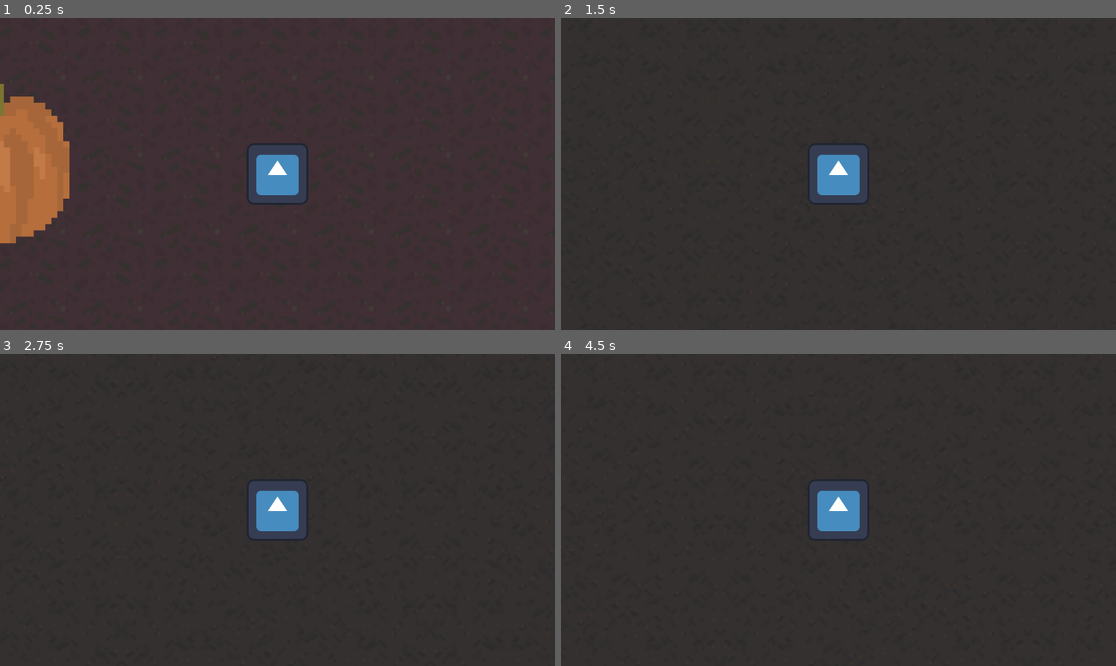
Above: before the commit, frames 1-4 (two rows, left to right).
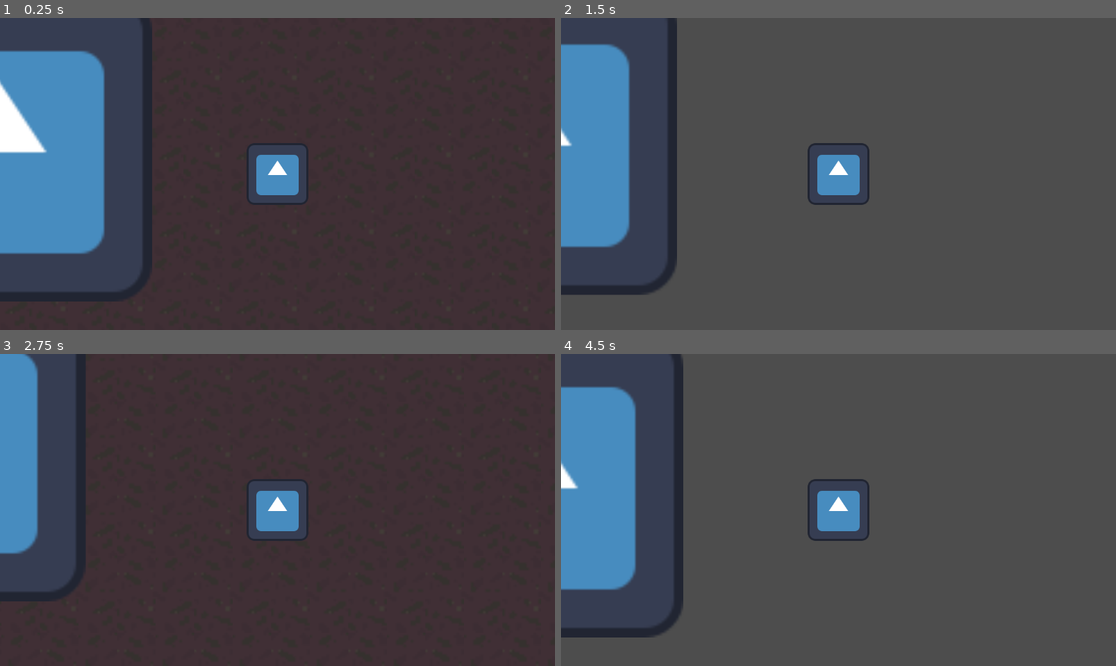
Above: after the commit, the same moments.

Repository: Walhalla7/BeginnerJam2024
Game: Godot game, scene res://Scenes/World/CombinedRealms.tscn
Same seed, same stepped clock (60 frames per second), same inputs: the game is played once before the commit and once after it. The engine's default icon, where the game draws it, is replaced by a stand-in: a white triangle on a blue panel in a dark square.
Inputs:
- Up to frame 1 (0.25 s): no input
- Up to frame 2 (1.5 s): tap Enter at 0.5 s; hold Right (Right) 0.53-1.28 s; tap Q (ChangeWorld) at 0.6 s; tap E (ChangeWorld1, bound only after the commit) at 0.8, 1.35 s; hold Down (Down) from 1.28 s (still down)
- Up to frame 3 (2.75 s): tap Q (ChangeWorld) at 1.55, 2.1 s; release Down (Down) at 2.03 s; hold Right (Right) from 2.03 s (still down); tap E (ChangeWorld1, bound only after the commit) at 2.3 s
- Up to frame 4 (4.5 s): release Right (Right) at 2.78 s; hold W (Up) 2.78-3.53 s; tap E (ChangeWorld1, bound only after the commit) at 2.85, 3.8, 4.35 s; tap Q (ChangeWorld) at 3.05, 3.6 s; hold A (Left) from 3.53 s (still down)

The runs differ from the first frame. In frame 1, 24% of the frame differs, in the area x 0-28%, y 0-91%; in frame 2, 96%, in the area x 0-100%, y 0-100%; in frame 3, 10%; in frame 4, 96%.

Commit message:
Smoother Realm switch
- now you can press q and e to go forward or backwards in realm list
- now you assign which realm something belongs in the individual scene

Diff:
--- a/Game/Scenes/Enemies/TestEnemy.tscn
+++ b/Game/Scenes/Enemies/TestEnemy.tscn
@@ -1,10 +1,11 @@
-[gd_scene load_steps=7 format=3 uid="uid://bv5qg87q47pub"]
+[gd_scene load_steps=8 format=3 uid="uid://bv5qg87q47pub"]
 
 [ext_resource type="Script" path="res://Scripts/Enemies/TestEnemy.gd" id="1_k34tx"]
 [ext_resource type="Texture2D" uid="uid://caydt7dnhise2" path="res://Assets/Temporary/pumpkin1-1.png" id="1_x5sjr"]
 [ext_resource type="PackedScene" uid="uid://b7t81nu7dhqu8" path="res://Scenes/Components/DamageComponent.tscn" id="2_xrc7i"]
 [ext_resource type="PackedScene" uid="uid://6wa87p4g41rc" path="res://Scenes/Components/RealmShiftComponent.tscn" id="3_udum4"]
 [ext_resource type="PackedScene" uid="uid://d2l4udxxfktln" path="res://Scenes/Enemies/EnemyStateMachine.tscn" id="5_fy4s3"]
+[ext_resource type="Texture2D" uid="uid://bv5fn7nb50mwj" path="res://icon.svg" id="6_1ik41"]
 
 [sub_resource type="CircleShape2D" id="CircleShape2D_mr44w"]
 radius = 35.0
@@ -24,7 +25,12 @@
 
 [node name="DamageComponent" parent="." instance=ExtResource("2_xrc7i")]
 
-[node name="RealmShiftComponent" parent="." node_paths=PackedStringArray("collisionShape") instance=ExtResource("3_udum4")]
-collisionShape = NodePath("../CollisionShape2D")
+[node name="RealmShiftComponent" parent="." node_paths=PackedStringArray("sprite", "AltSprite") instance=ExtResource("3_udum4")]
+sprite = NodePath("../Sprite2D")
+AltSprite = NodePath("../Sprite2D2")
+thisRealm = "Alt1"
 
 [node name="EnemyStateMachine" parent="." instance=ExtResource("5_fy4s3")]
+
+[node name="Sprite2D2" type="Sprite2D" parent="."]
+texture = ExtResource("6_1ik41")
--- a/Game/Scenes/World/AlternativeWorld.tscn
+++ b/Game/Scenes/World/AlternativeWorld.tscn
@@ -7985,4 +7985,6 @@
 layer_1/name = "Floor"
 layer_1/tile_data = PackedInt32Array(0, 4718593, 19, 65536, 4718593, 20, 131072, 4718593, 21, 196608, 4718593, 22, 2621 …(63339 unchanged characters)…
 
-[node name="RealmShiftComponent" parent="." instance=ExtResource("3_r3m13")]
+[node name="RealmShiftComponent" parent="." node_paths=PackedStringArray("map") instance=ExtResource("3_r3m13")]
+map = NodePath("..")
+thisRealm = "Alt1"
--- a/Game/Scenes/World/BaseWorld.tscn
+++ b/Game/Scenes/World/BaseWorld.tscn
@@ -7986,4 +7986,5 @@
 layer_1/name = "Walls"
 layer_1/tile_data = PackedInt32Array(1, 3670018, 6, 65537, 3670018, 7, 131073, 3670018, 8, 196609, 2949122, 2, 2, 37355 …(14784 unchanged characters)…
 
-[node name="RealmShiftComponent" parent="." instance=ExtResource("3_s1l1j")]
+[node name="RealmShiftComponent" parent="." node_paths=PackedStringArray("map") instance=ExtResource("3_s1l1j")]
+map = NodePath("..")
--- a/Game/Scripts/Components/RealmShiftComponent.gd
+++ b/Game/Scripts/Components/RealmShiftComponent.gd
@@ -2,33 +2,84 @@
 
 class_name RealmComponent
 
+#=================================================== VARIABLES ===========================================
+#on ready variables
 @onready var parent = self.get_parent()
-@export var collisionShape:CollisionShape2D
+@onready var collisions = _getCollisions()
 
-#======================================== 	Initialize 	==================================
+#export variables
+@export_category("Sprite")
+@export var map: TileMap
+@export var sprite: Sprite2D
+@export var AltSprite: Sprite2D
+
+@export_category("Realm")
+@export_enum("Default", "Alt1", "Alt2") var thisRealm:String = "Default"
+
+#support variables
+var hidden = false
+
+#=================================================== ON READY  ===========================================
+#we check what realm we are in and hide/show ourselves depending on it
 func _ready():
-	SignalBus.changeWorld.connect(shiftRealm)
-	if parent.visible == false:
-		if collisionShape:
-			collisionShape.disabled = true
-		parent.get_tree().paused = true
+	SignalBus.changeWorld.connect(changeRealm)
+
+	if thisRealm != "Default":
+		hideAll()
 	else:
-		parent.get_tree().paused = false
-		if collisionShape:
-			collisionShape.disabled = false
+		hidden = true
+		showAll()
 
-#======================================== 	Functions for changing realms  	==================================
-func shiftRealm():
+#=================================================== SIGNALS ===========================================
+func changeRealm(newRealm):
+	if newRealm != thisRealm:
+		hideAll()
+	else:
+		showAll()
 
-	if parent.visible == false:
-		if collisionShape:
-			collisionShape.disabled = false
-		parent.get_tree().paused = false
-		parent.visible = true
-	else:
-		if collisionShape:
-			collisionShape.disabled = true
-		parent.get_tree().paused = true
-		parent.visible = false
+#=================================================== METHODS  ===========================================
+#----------------------------------- COLLISIONS ---------------------------------
+#looks for parent of component and returns all the collision shapes it has
+func _getCollisions():
+	#print(parent.get_class())
+	var allCollisions:Array = []
+	for child in parent.get_children():
+		var type = child.get_class()
+		#print("parent: ", parent, ", child: ", child, ", child type: ", type)
+		if ["CollisionPolygon2D", "CollisionShape2D"].has(type):
+			#print("FOUND")
+			allCollisions.append(child)
+	#print(allCollisions)
+	return allCollisions
+	#print("Parent Name: ", parent.name, ", visibility: ", parent.visible, ", paused: ", parent.get_tree().paused)
 
-	print("Parent Name: ", parent.name, ", visibility: ", parent.visible, ", paused: ", parent.get_tree().paused)
+func disableCollisions():
+	for collision in collisions:
+		collision.disabled = true
+
+func enableCollisions():
+	for collision in collisions:
+		collision.disabled = false
+
+#----------------------------------- REALMS ---------------------------------
+func hideAll():
+	if !hidden:
+		disableCollisions()
+		if map:
+			map.visible = false
+		if sprite:
+			sprite.visible = false
+		if AltSprite:
+			AltSprite.visible = true
+		hidden = true
+
+func showAll():
+	if hidden:
+		enableCollisions()
+		if map:
+			map.visible = true
+		if sprite:
+			sprite.visible = true
+		if AltSprite:
+			AltSprite.visible = false
+		hidden = false
--- a/Game/Scripts/Global/SignalBus.gd
+++ b/Game/Scripts/Global/SignalBus.gd
@@ -1,6 +1,6 @@
 extends Node
 
-signal changeWorld()
+signal changeWorld(newRealm)
 signal intro_done()
 signal Victory()
 signal game_over()
--- a/Game/Scripts/Protagonist/ProtagonistSM.gd
+++ b/Game/Scripts/Protagonist/ProtagonistSM.gd
@@ -1,9 +1,37 @@
 extends StateMachine
+
+#------------------------------- REALM MANAGMENT -------------------------------
+#var Q_Realm = "Alt1"
+#var E_Realm = "Alt2"
+#var Curr_Realm = "Default"
+var currRealm = 2
+
 
 #function to handle jump input
 func _input(event):
 	if event.is_action_released("ChangeWorld"):
-			SignalBus.emit_signal("changeWorld")
+		currRealm -= 1
+		if currRealm < 1:
+			currRealm = 3
+		match currRealm:
+			1:
+				SignalBus.emit_signal("changeWorld", "Alt1")
+			2:
+				SignalBus.emit_signal("changeWorld", "Default")
+			3:
+				SignalBus.emit_signal("changeWorld", "Alt3")
+
+	if event.is_action_released("ChangeWorld1"):
+		currRealm += 1
+		if currRealm > 3:
+			currRealm = 1
+		match currRealm:
+			1:
+				SignalBus.emit_signal("changeWorld", "Alt1")
+			2:
+				SignalBus.emit_signal("changeWorld", "Default")
+			3:
+				SignalBus.emit_signal("changeWorld", "Alt3")
 
 func _ready():
 	#we add all the posible states to the list
--- a/Game/project.godot
+++ b/Game/project.godot
@@ -55,6 +55,11 @@
 "events": [Object(InputEventKey,"resource_local_to_scene":false,"resource_name":"","device":-1,"window_id":0,"alt_press …(182 unchanged characters)…
 ]
 }
+ChangeWorld1={
+"deadzone": 0.5,
+"events": [Object(InputEventKey,"resource_local_to_scene":false,"resource_name":"","device":-1,"window_id":0,"alt_pressed":false,"shift_pressed":false,"ctrl_pressed":false,"meta_pressed":false,"pressed":false,"keycode":0,"physical_keycode":69,"key_label":0,"unicode":101,"echo":false,"script":null)
+]
+}
 
 [layer_names]
 
